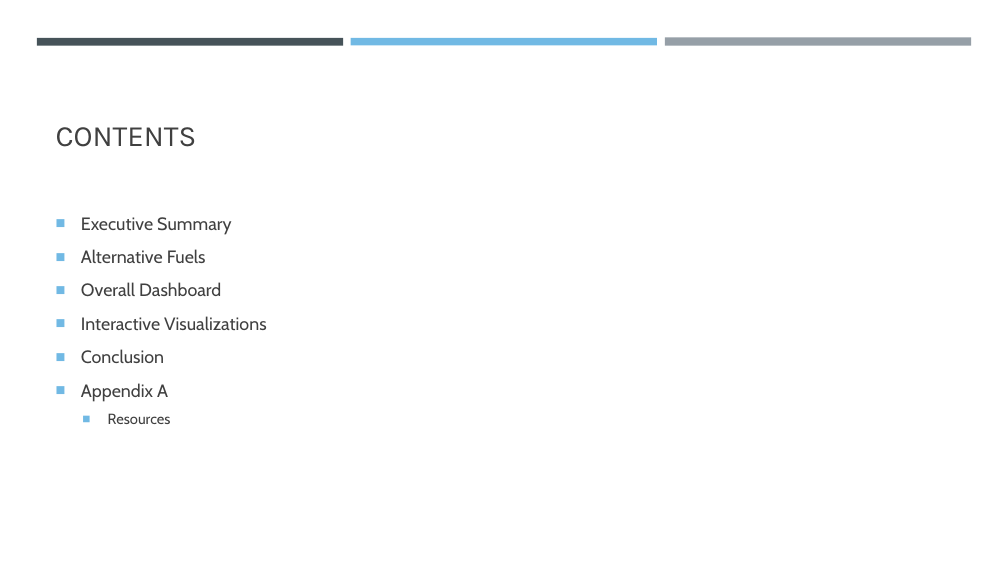
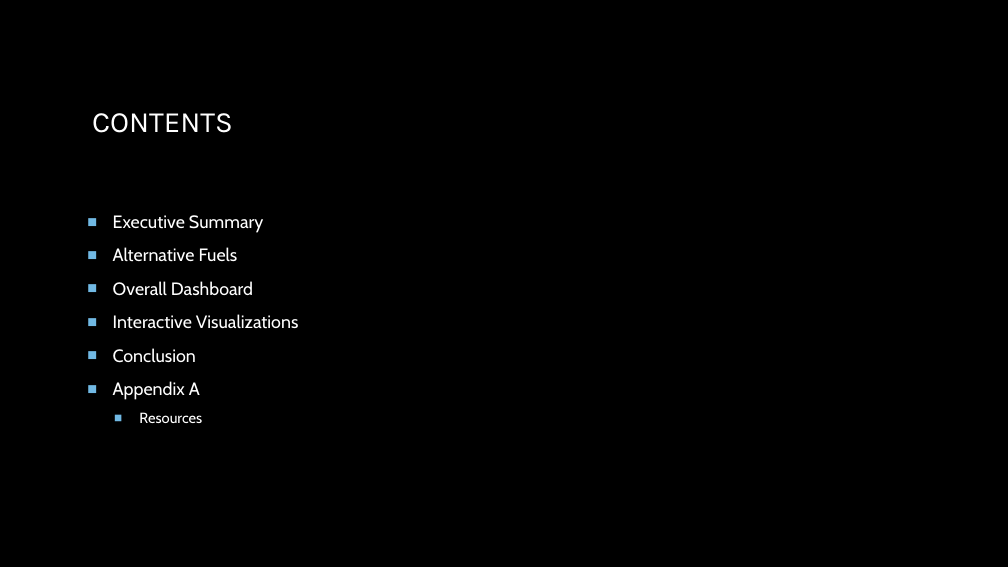
Before and after one commit to gabeo13/Colorado-Alternative-Fuel, a slide deck: slide 2 of Alternative Fuel Station Project.pptx. Drawn at 1008x567 pixels with LibreOffice and Linux fonts; fonts in the diff are those of the drawing; background and template pictures are left out. Boxes give left, top, right and bottom in pixels: in the first picture for what was removed or moved away, otherwise in the second. Text is boxed around its words. In the diff, an @@ line names an element or a change of style, - is before the commit and + after.

```diff
--- a/Alternative Fuel Station Project.pptx
+++ b/Alternative Fuel Station Project.pptx
@@ background #FFFFFF to picture (left out) @@
@@ rectangle added at (0,0,1008,567), fill #000000 @@
@@ rectangle removed at (37,38,343,45) @@
@@ title "CONTENTS" at (92,113,233,133): text colour #404040 to #FFFFFF @@
@@ title "CONTENTS": place and size @@
-title "CONTENTS" at (56,127,197,147)
+title "CONTENTS" at (92,113,233,133)
@@ rectangle removed at (351,38,657,45) @@
@@ rectangle removed at (665,38,971,46) @@
@@ text "Executive Summary": place and size @@
-text "Executive Summary" at (81,217,266,424)
+text "Executive Summary" at (113,215,298,423)
@@ text "Executive Summary" at (113,215,298,423): text colour #404040 to #FFFFFF @@
```
Also in this commit, not shown: 1 other slide changed.
